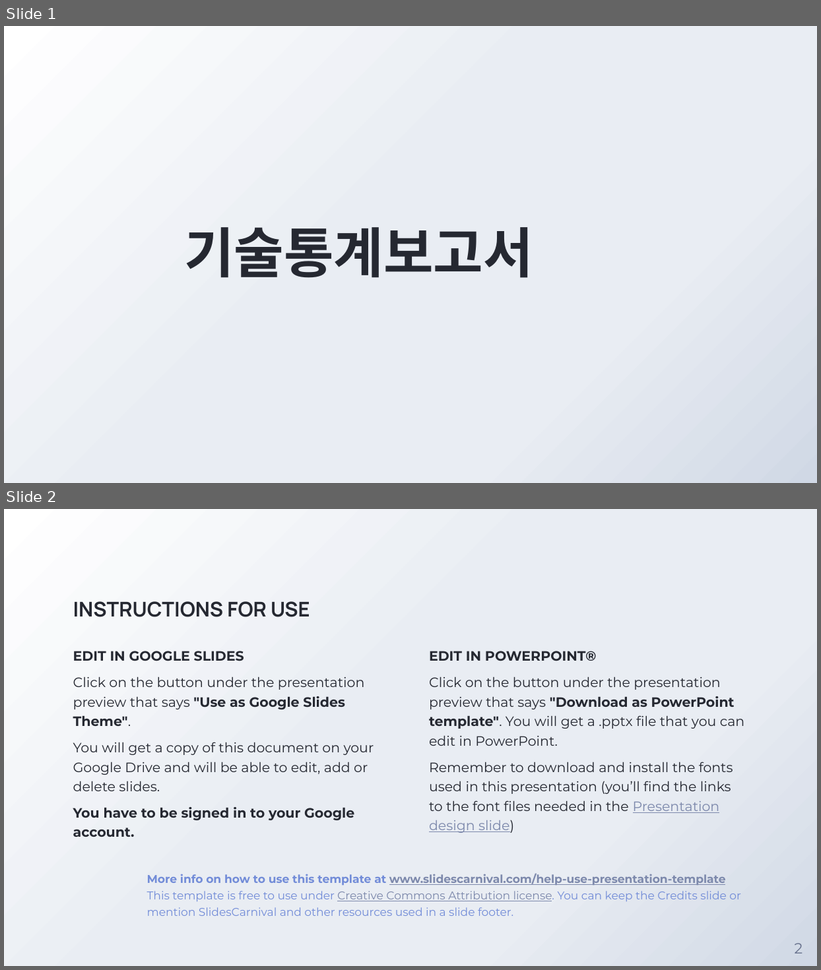
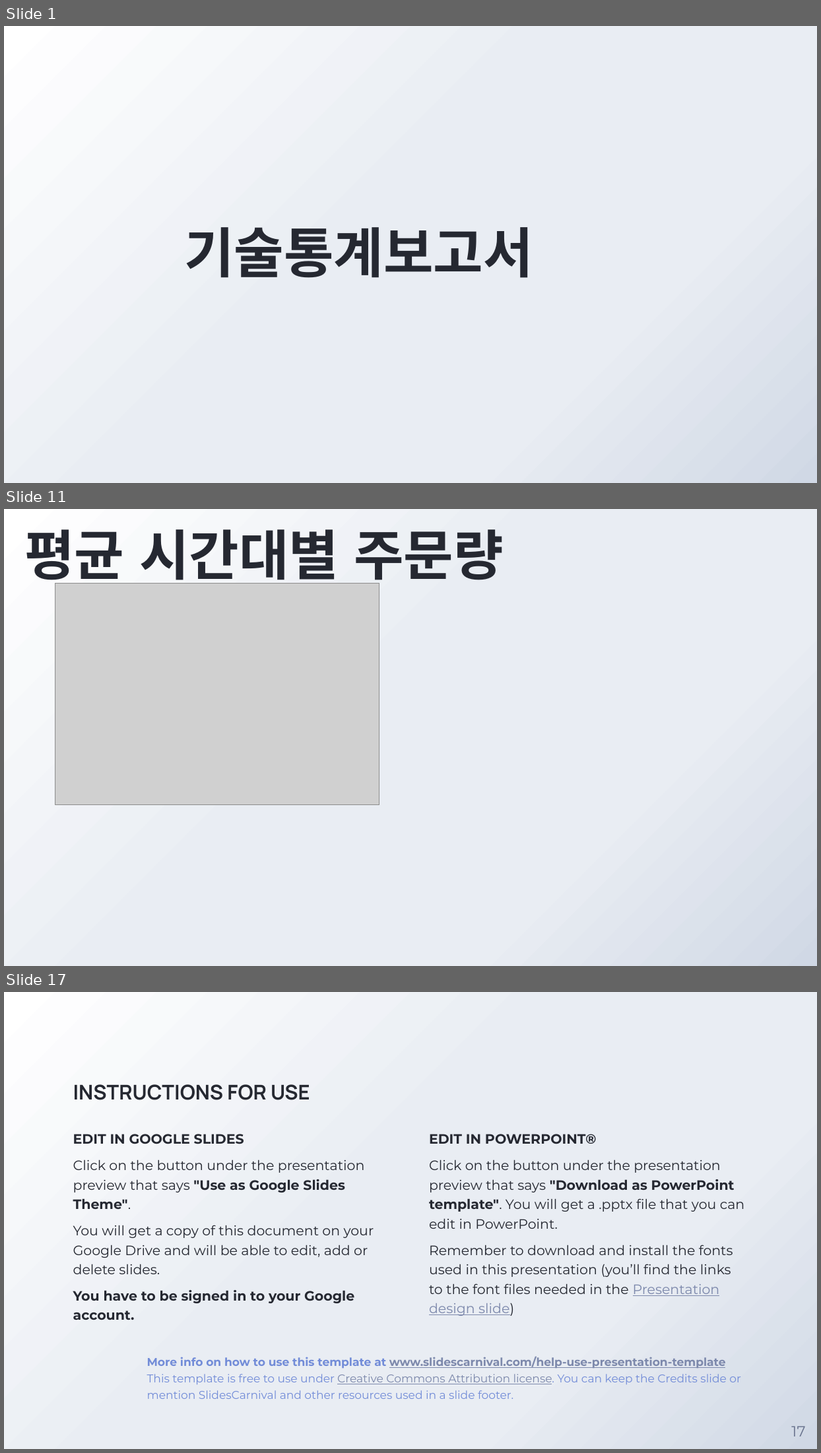
Before and after one commit to ethan528/BBS_Optimal_Position, a slide deck: 기술통계보고서.pptx. Shown one above the other, each under a label of ours: slides 1 and 2 before the commit, slides 1, 11 and 17 after it; the slides between them are not shown. The pictures are 821x970 and 821x1453 pixels, drawn with LibreOffice and Linux fonts; fonts in the diff are those of the drawing; grey boxes stand for pictures; background and template pictures are left out. Boxes give left, top, right and bottom in pixels: in the first picture for what was removed or moved away, otherwise in the second. Text is boxed around its words. In the diff, an @@ line names an element or a change of style, - is before the commit and + after.

Commit message:
update

```diff
--- a/기술통계보고서.pptx
+++ b/기술통계보고서.pptx
@@ slide 11 added at box(4, 509, 817, 966), background gradient #FFFFFF to #E9EDF3 to #D0D8E5 @@
@@ title added at box(24, 529, 504, 589), 48 pt, text #252831, bold @@
+평균 시간대별 주문량
@@ picture added at box(55, 583, 380, 805) @@
@@ what was slide 2 is now slide 17 @@
@@ page number at box(791, 1426, 805, 1437): text changed @@
-2
+17
```
Also in this commit, not shown: 5 slides changed, 14 other slides added.
